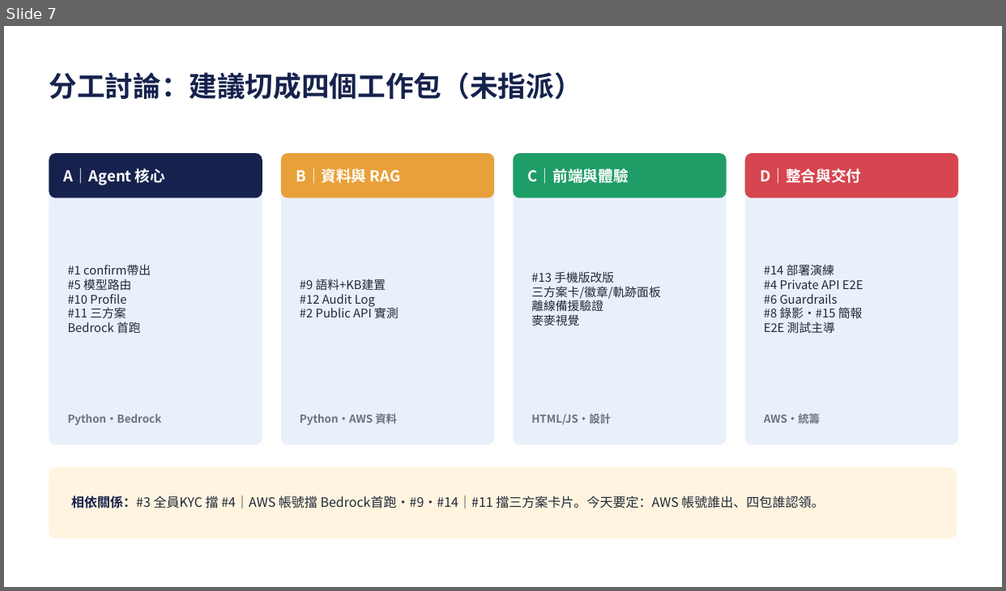
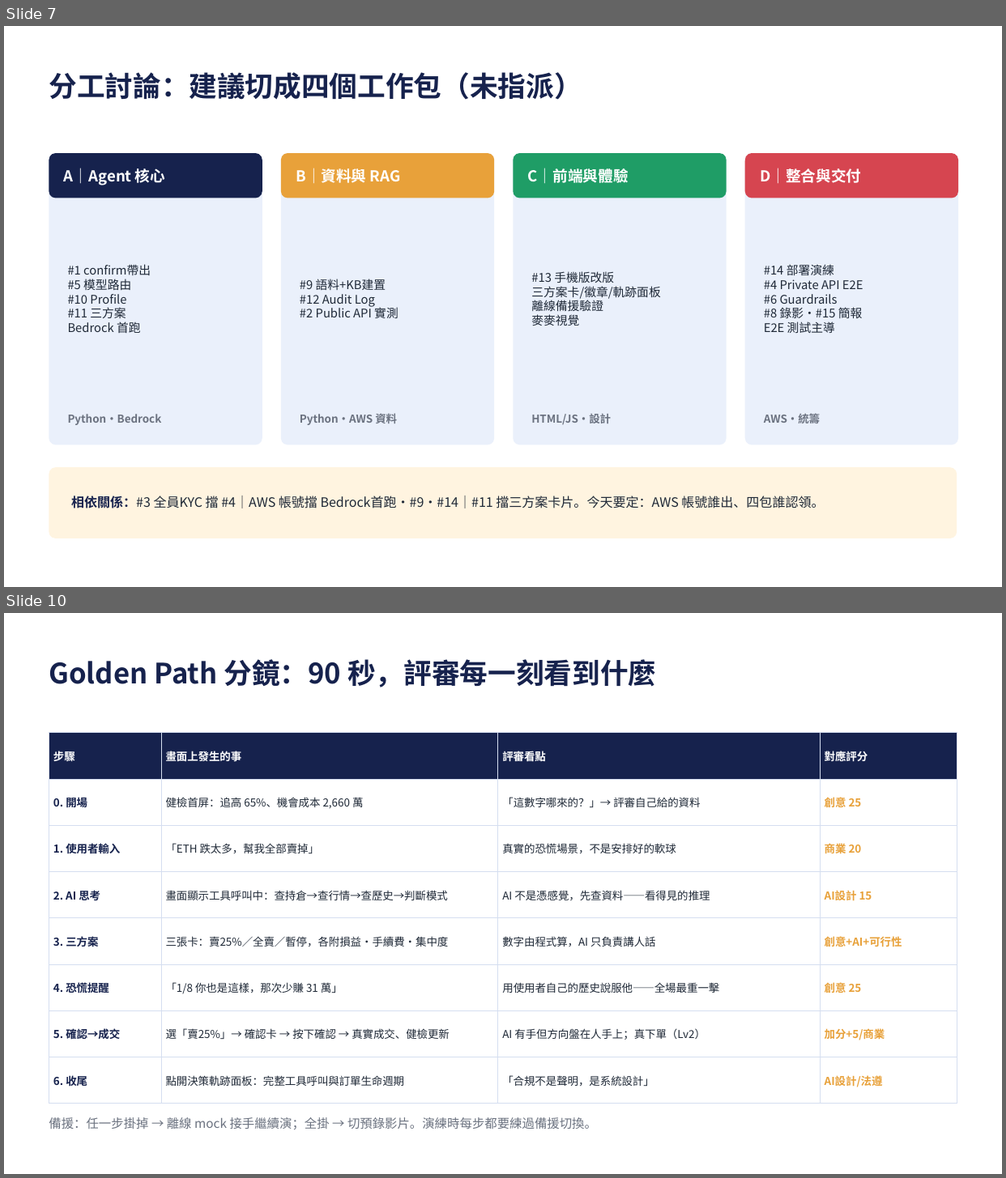
Before and after one commit to giont565/MaiMate, a slide deck: docs/工作項目狀態.pptx. Shown one above the other, each under a label of ours: slide 7 before the commit, slides 7 and 10 after it; the slides between them are not shown. The pictures are 1006x591 and 1006x1178 pixels, drawn with LibreOffice and Linux fonts; fonts in the diff are those of the drawing. Boxes give left, top, right and bottom in pixels: in the first picture for what was removed or moved away, otherwise in the second. Text is boxed around its words. In the diff, an @@ line names an element or a change of style, - is before the commit and + after.

```diff
--- a/docs/工作項目狀態.pptx
+++ b/docs/工作項目狀態.pptx
@@ slide 10 added at [4,613,1002,1174], background #FFFFFF @@
@@ text added at [49,659,656,688], 27 pt, text #16224D, bold @@
+Golden Path 分鏡：90 秒，評審每一刻看到什麼
@@ table added at [49,733,957,1091], 8 rows, 4 columns @@
+步驟 | 畫面上發生的事 | 評審看點 | 對應評分
+0. 開場 | 健檢首屏：追高 65%、機會成本 2,660 萬 | 「這數字哪來的？」→ 評審自己給的資料 | 創意 25
+1. 使用者輸入 | 「ETH 跌太多，幫我全部賣掉」 | 真實的恐慌場景，不是安排好的軟球 | 商業 20
+2. AI 思考 | 畫面顯示工具呼叫中：查持倉→查行情→查歷史→判斷模式 | AI 不是憑感覺，先查資料——看得見的推理 | AI設計 15
+3. 三方案 | 三張卡：賣25%／全賣／暫停，各附損益・手續費・集中度 | 數字由程式算，AI 只負責講人話 | 創意+AI+可行性
+4. 恐慌提醒 | 「1/8 你也是這樣，那次少賺 31 萬」 | 用使用者自己的歷史說服他——全場最重一擊 | 創意 25
+5. 確認→成交 | 選「賣25%」→ 確認卡 → 按下確認 → 真實成交、健檢更新 | AI 有手但方向盤在人手上；真下單（Lv2） | 加分+5/商業
+6. 收尾 | 點開決策軌跡面板：完整工具呼叫與訂單生命週期 | 「合規不是聲明，是系統設計」 | AI設計/法遵
@@ text added at [49,1118,597,1130], 12 pt, text #6B7280 @@
+備援：任一步掛掉 → 離線 mock 接手繼續演；全掛 → 切預錄影片。演練時每步都要練過備援切換。
```
Also in this commit, not shown: 2 other slides added, 1 other file.
